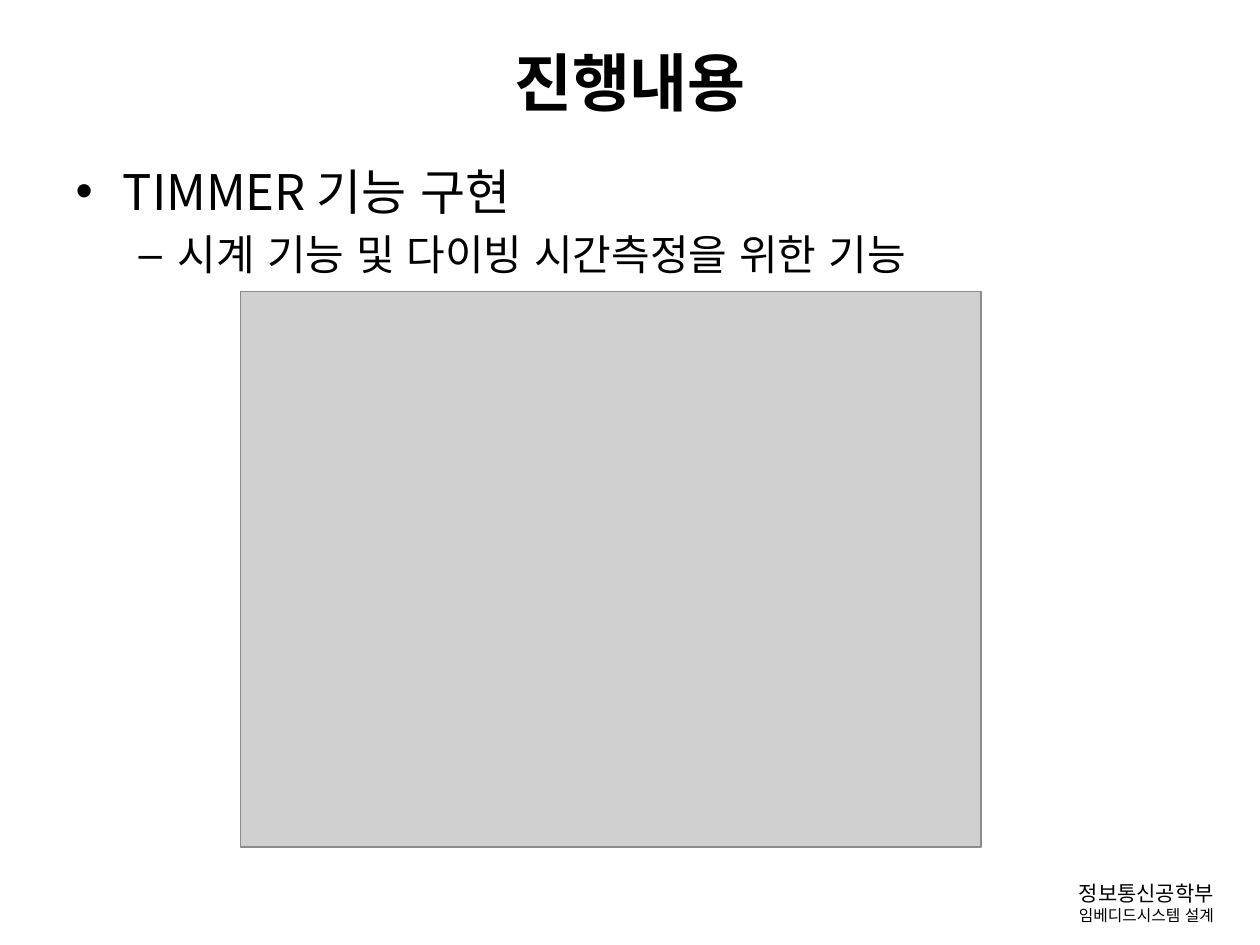
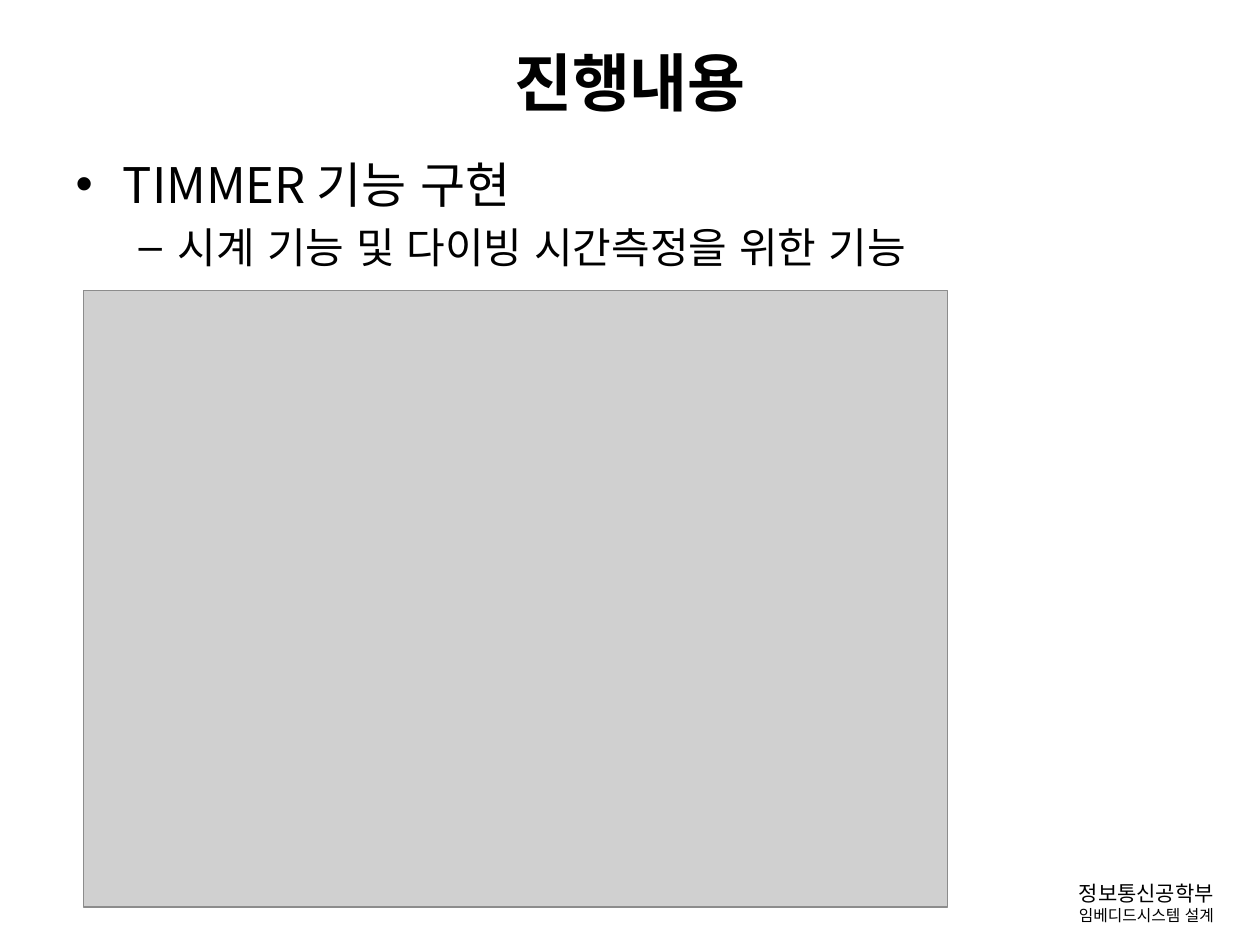
Before and after one commit to gusghrlrl101/Diving-Computer, a slide deck: slide 8 of 발표관련/임베디드_중간보고.pptx (slide 7 before the commit). Drawn at 1260x945 pixels with LibreOffice and Linux fonts; fonts in the diff are those of the drawing; grey boxes stand for pictures; background and template pictures are left out. Boxes give left, top, right and bottom in pixels: in the first picture for what was removed or moved away, otherwise in the second. Text is boxed around its words. In the diff, an @@ line names an element or a change of style, - is before the commit and + after.

```diff
--- a/발표관련/임베디드_중간보고.pptx
+++ b/발표관련/임베디드_중간보고.pptx
@@ text "TIMMER 기능 구현": place and size @@
-text "TIMMER 기능 구현" at box(123, 169, 905, 274)
+text "TIMMER 기능 구현" at box(123, 162, 905, 267)
@@ picture: place and size @@
-picture at box(241, 291, 982, 847)
+picture at box(83, 290, 948, 906)
```
Also in this commit, not shown: 9 other slides changed, 5 slides added, 1 other file.
